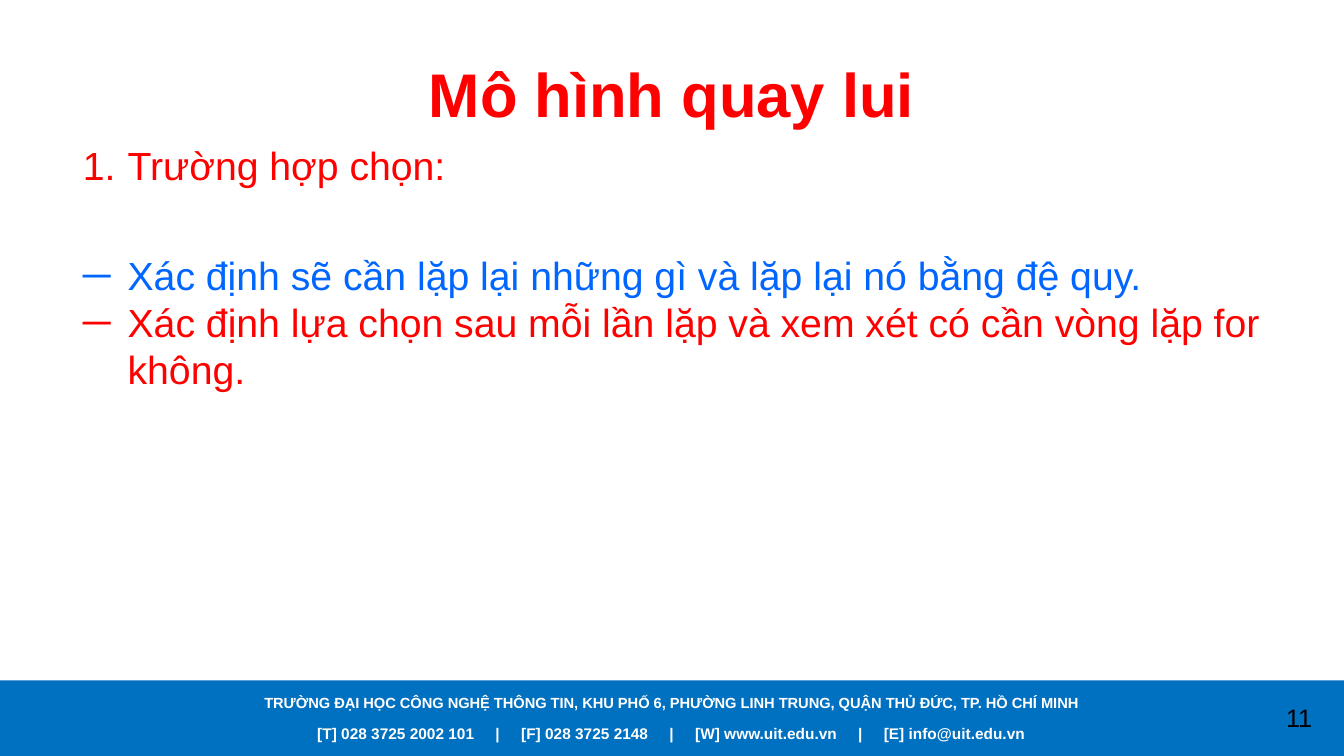
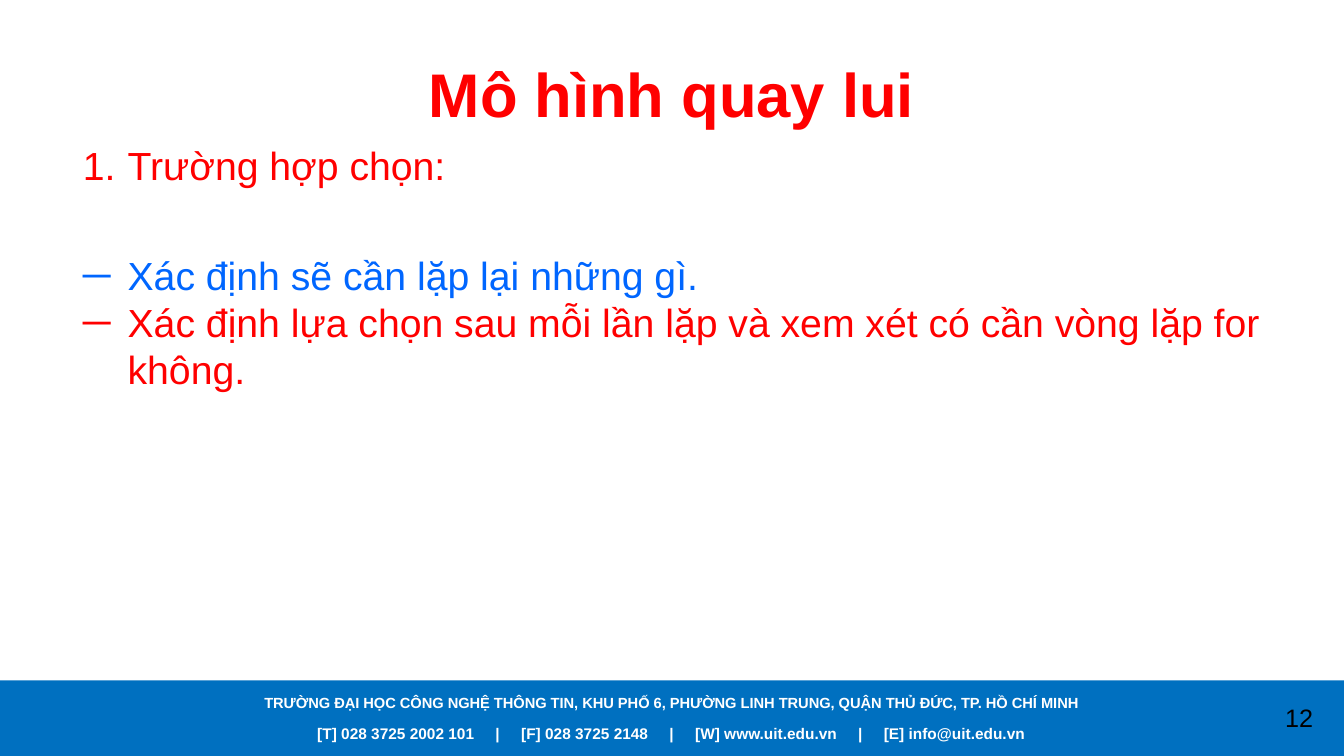
Before and after one commit to caodoanh2001/CS112.L21.KHMT, a slide deck: slide 12 of Seminar/Backtracking.pptx (slide 11 before the commit). Drawn at 1344x756 pixels with LibreOffice and Linux fonts; fonts in the diff are those of the drawing; background and template pictures are left out. Boxes give left, top, right and bottom in pixels: in the first picture for what was removed or moved away, otherwise in the second. Text is boxed around its words. In the diff, an @@ line names an element or a change of style, - is before the commit and + after.

```diff
--- a/Seminar/Backtracking.pptx
+++ b/Seminar/Backtracking.pptx
@@ text at (128, 260, 697, 298): text changed @@
-─ Xác định sẽ cần lặp lại những gì và lặp lại nó bằng đệ quy.
+─ Xác định sẽ cần lặp lại những gì.
@@ page number at (1285, 709, 1313, 727): text changed @@
-11
+12
```
Also in this commit, not shown: 7 other slides changed, 4 slides added, 2 slides removed.
